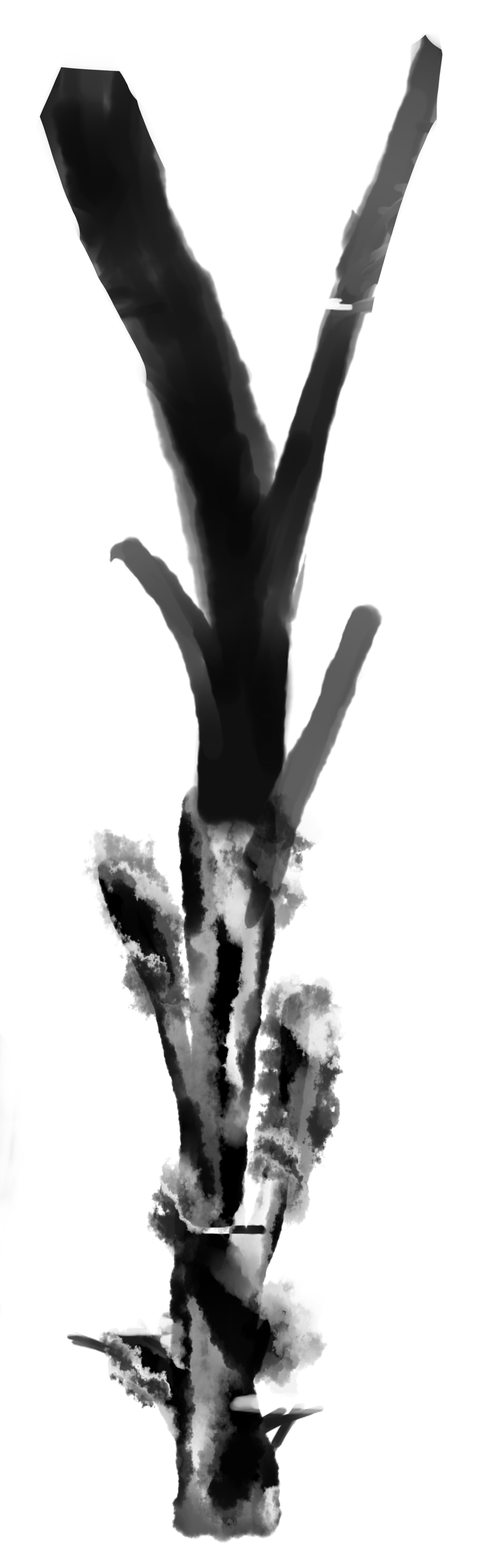
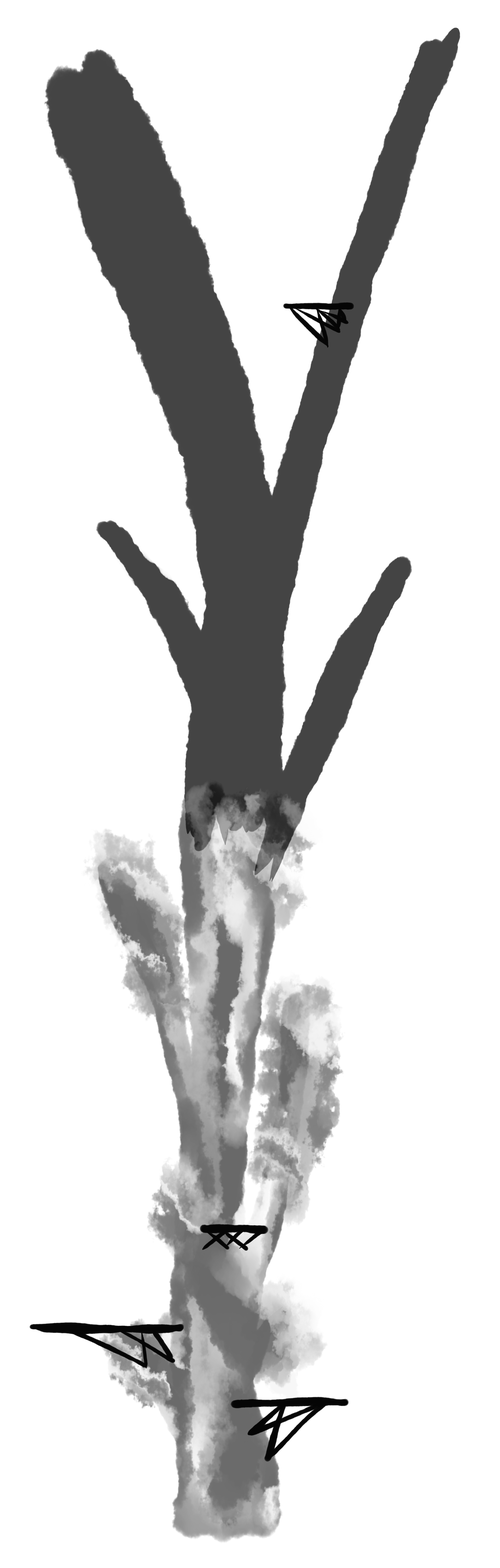
Before/after of a (500, 1568) layered artwork. What changed in the layer stack:
added layer "platf" above "c2" over left=29, top=302, right=355, bottom=1409
added layer "c2" above "constr" over left=264, top=1400, right=328, bottom=1462
added layer "constr" above "rough" over left=67, top=305, right=349, bottom=1436
hid group "rough" (3 layers), opacity 100% → 63% over left=0, top=32, right=444, bottom=1544
painted on "constructies enzo" over left=72, top=312, right=304, bottom=1437
painted on "geteken" over left=0, top=52, right=410, bottom=1316
"レイヤー7": opacity 100% → 59%, moved it out of group "rough", painted on it over left=80, top=778, right=346, bottom=1544
added layer "レイヤー8" (75%) above "レイヤー6" over left=43, top=27, right=461, bottom=882
